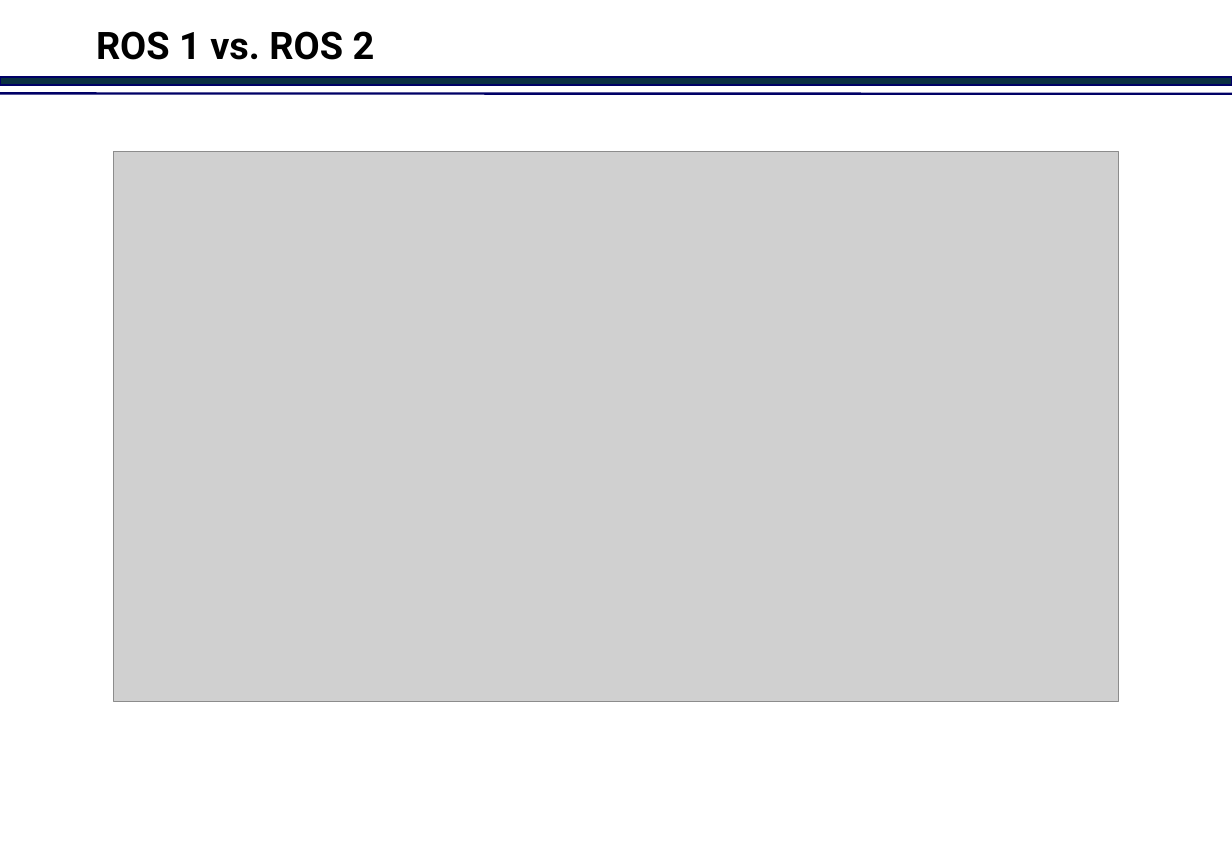
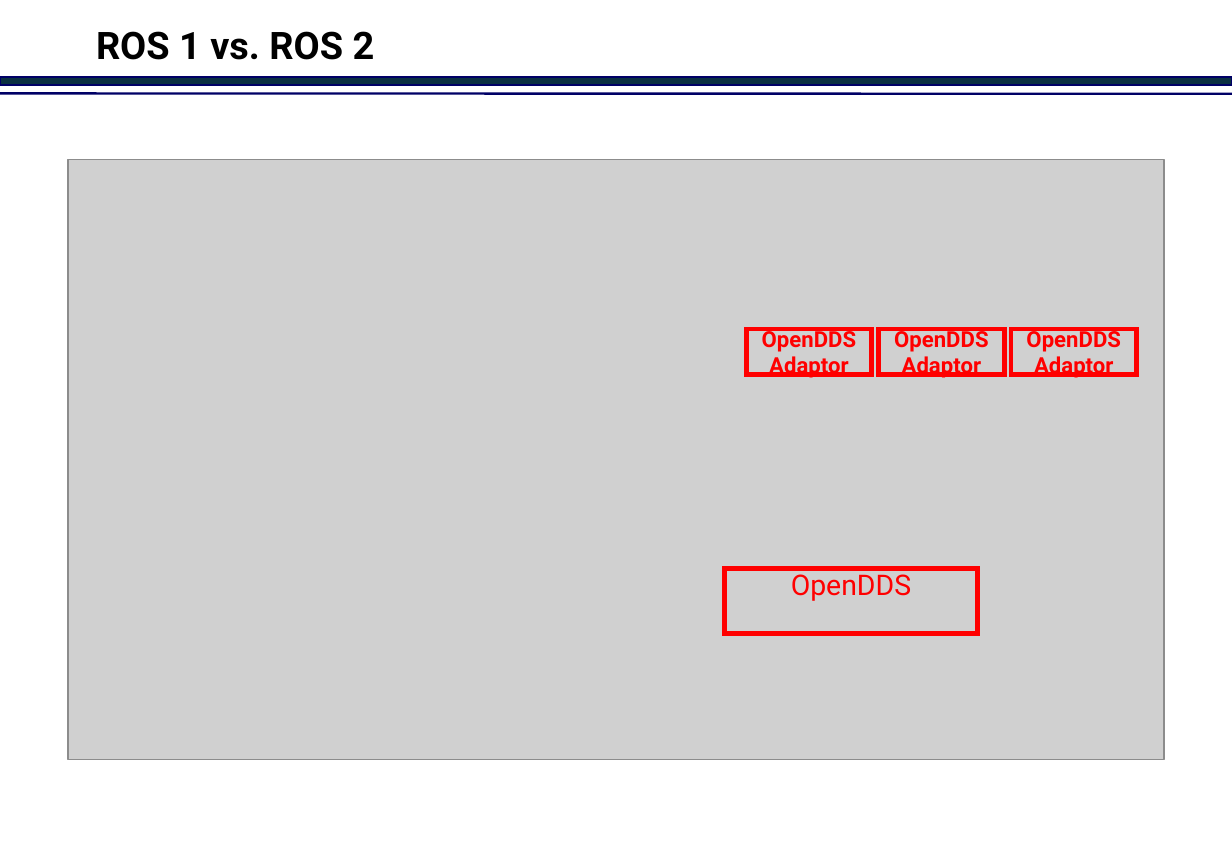
Before and after one commit to jinkabpark/SamickThk_Analysis, a slide deck: slide 1 of 허종원/DDS&Nodes.pptx. Drawn at 1232x853 pixels with LibreOffice and Linux fonts; fonts in the diff are those of the drawing; grey boxes stand for pictures; background and template pictures are left out. Boxes give left, top, right and bottom in pixels: in the first picture for what was removed or moved away, otherwise in the second. Text is boxed around its words. In the diff, an @@ line names an element or a change of style, - is before the commit and + after.

```diff
--- a/허종원/DDS&Nodes.pptx
+++ b/허종원/DDS&Nodes.pptx
@@ picture: place and size @@
-picture at bbox=[114, 151, 1118, 701]
+picture at bbox=[68, 159, 1165, 759]
@@ rectangle added at bbox=[746, 329, 871, 374], outline #FF0000 3 pt, 14 pt, text #FF0000, bold @@
+OpenDDS
+Adaptor
@@ rectangle added at bbox=[879, 329, 1004, 374], outline #FF0000 3 pt, 14 pt, text #FF0000, bold @@
+OpenDDS
+Adaptor
@@ rectangle added at bbox=[1011, 329, 1136, 374], outline #FF0000 3 pt, 14 pt, text #FF0000, bold @@
+OpenDDS
+Adaptor
@@ rectangle added at bbox=[725, 569, 977, 634], outline #FF0000 3 pt, 18 pt, text #FF0000 @@
+OpenDDS
```
Also in this commit, not shown: 1 other slide changed, 4 slides added.
